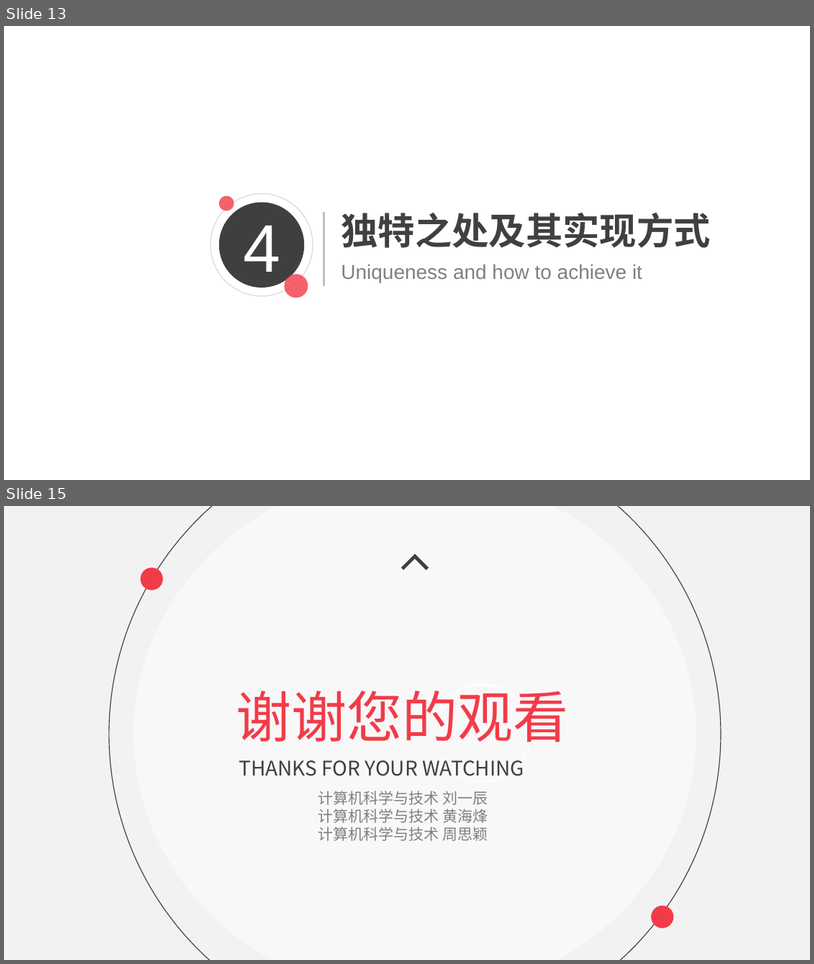
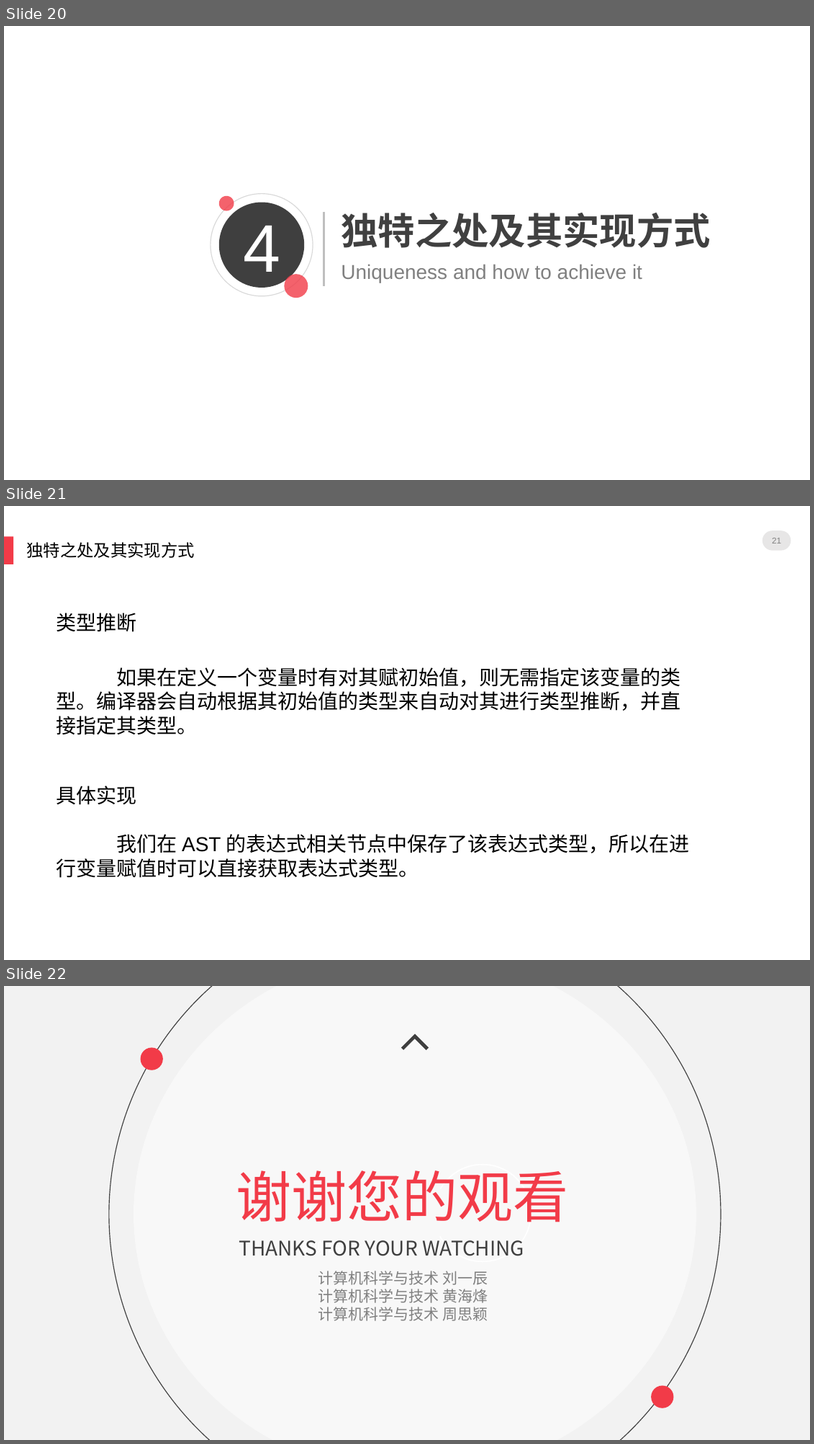
Before and after one commit to Skyminers/SkyCompiler, a slide deck: doc/SkyCompiler.pptx. Shown one above the other, each under a label of ours: slides 13 and 15 before the commit, slides 20, 21 and 22 after it; the slides between them are not shown. The pictures are 814x964 and 814x1444 pixels, drawn with LibreOffice and Linux fonts; fonts in the diff are those of the drawing; background and template pictures are left out. Boxes give left, top, right and bottom in pixels: in the first picture for what was removed or moved away, otherwise in the second. Text is boxed around its words. In the diff, an @@ line names an element or a change of style, - is before the commit and + after.

```diff
--- a/doc/SkyCompiler.pptx
+++ b/doc/SkyCompiler.pptx
@@ slide 21 added at <box>4,506,810,960</box>, background picture (left out) @@
@@ rounded rectangle added at <box>4,537,13,565</box>, fill #F23B48 @@
@@ text added at <box>26,542,195,558</box>, 20 pt, text #000000 @@
+独特之处及其实现方式
@@ rounded rectangle added at <box>763,530,792,551</box>, fill #E7E6E6 @@
@@ page number added at <box>772,538,782,543</box>, 10 pt, text #808080 @@
+21
@@ text added at <box>57,613,137,632</box>, 24 pt, text #000000 @@
+类型推断
@@ text added at <box>57,667,682,735</box>, 24 pt, text #000000 @@
+如果在定义一个变量时有对其赋初始值，则无需指定该变量的类型。编译器会自动根据其初始值的类型来自动对其进行类型推断，并直接指定其类型。
@@ text added at <box>57,785,137,805</box>, 24 pt, text #000000 @@
+具体实现
@@ text added at <box>57,834,690,878</box>, 24 pt, text #000000 @@
+我们在 AST 的表达式相关节点中保存了该表达式类型，所以在进行变量赋值时可以直接获取表达式类型。
@@ what was slide 13 is now slide 20 @@
@@ what was slide 15 is now slide 22 @@
```
Also in this commit, not shown: 4 slides changed, 8 other slides added, 2 slides removed, 1 other file.
